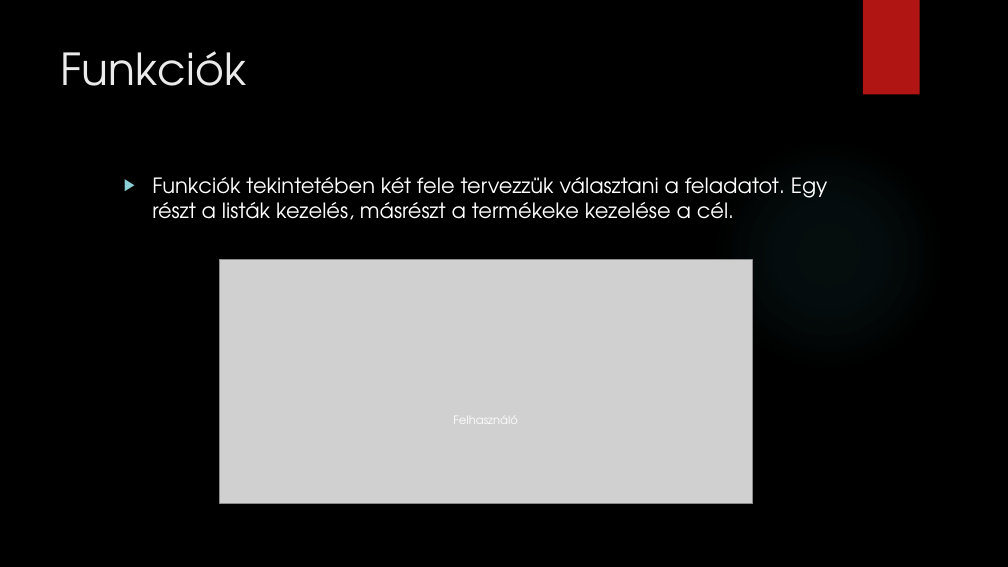
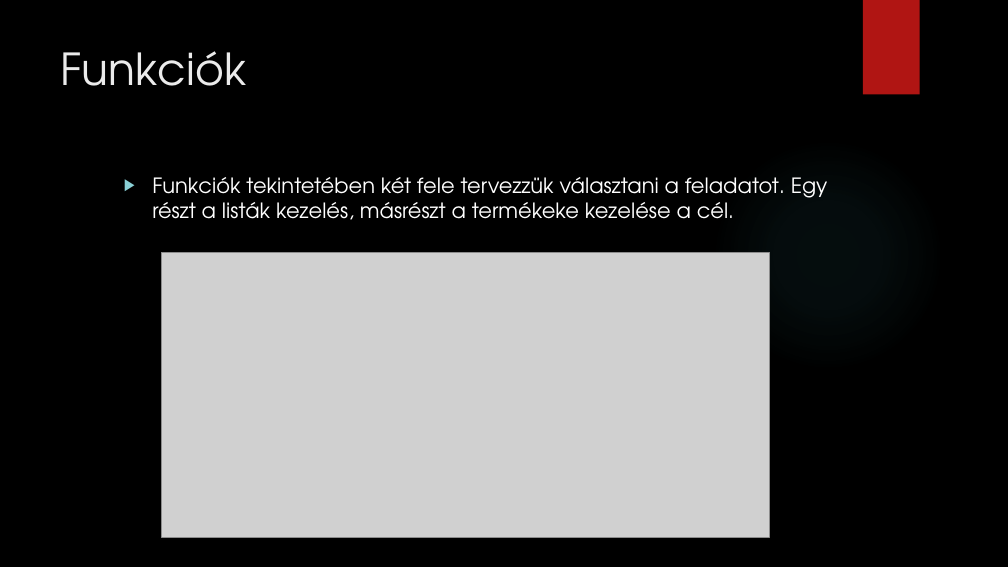
Before and after one commit to horeczky95/Projektlabor, a slide deck: slide 9 of Bolti költés.pptx. Drawn at 1008x567 pixels with LibreOffice and Linux fonts; fonts in the diff are those of the drawing; grey boxes stand for pictures; background and template pictures are left out. Boxes give left, top, right and bottom in pixels: in the first picture for what was removed or moved away, otherwise in the second. Text is boxed around its words. In the diff, an @@ line names an element or a change of style, - is before the commit and + after.

```diff
--- a/Bolti költés.pptx
+++ b/Bolti költés.pptx
@@ picture: place and size @@
-picture at (220,260,753,504)
+picture at (162,252,770,537)
@@ text removed at (453,419,518,423) @@
-Felhasználó
```
Also in this commit, not shown: 2 other files.
